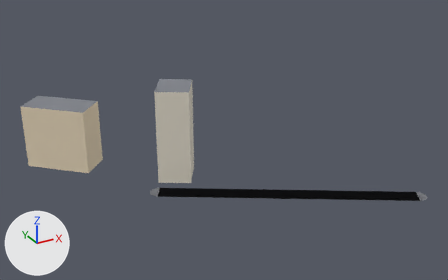
Before and after pictures for a commit that changed the glTF model apps/client/public/cities/moscow_synth/tiles/2_-4.glb.
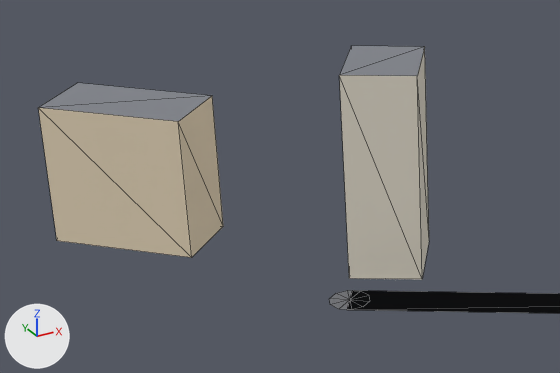
Each version appears first whole from a 50 mm lens placed at (494.9, 549.3, 128.7), pointed at (616.1, 769.6, 18.6), and next in a close-up on the part from 1% to 56% of the width and 21% to 80% of the height. Lighting does not change. The marker at lower left points along +X, +Y and +Z. The older version's two pictures come first. The close-ups show mesh edges as thin lines. Vertices at exactly the same position are counted once.
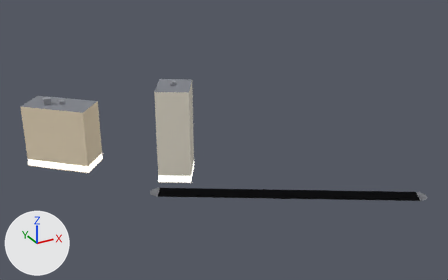
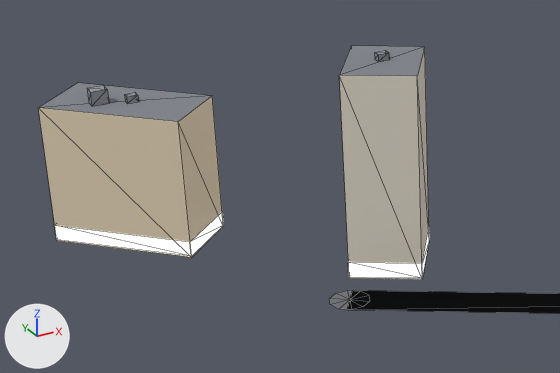
What changed in the scene script:
```text
Add mat_shop:
    mat_shop = bpy.data.materials.new('shop')
    mat_shop.use_nodes = True; mat_shop.node_tree.nodes.clear()
    _N = mat_shop.node_tree.nodes; _L = mat_shop.node_tree.links
    n0 = _N.new('ShaderNodeBsdfPrincipled'); n0.name = 'Principled BSDF'
    n0.inputs[28].default_value = 1.0  # 'Emission Strength'
    n1 = _N.new('ShaderNodeOutputMaterial'); n1.name = 'Material Output'
    n2 = _N.new('ShaderNodeVertexColor'); n2.name = 'Color Attribute'
    _L.new(n0.outputs[0], n1.inputs[0])  # 'BSDF' to 'Surface'
    _L.new(n2.outputs[0], n0.inputs[0])  # 'Color' to 'Base Color'
Change me_mesh_0:
    used by ob_mesh_0; location = (0.0, 0.0, 0.0)
    remove me_mesh_0.from_pydata(...)  # 42 vertices, 42 faces; spans x 541.3..684.2, y 710.5..835.7, z 0.0..42.6
    add me_mesh_0.from_pydata(...)  # 98 vertices, 88 faces; spans x 541.3..684.2, y 710.5..835.7, z 0.0..44.0
    me_mesh_0 part 1
    16 vertices are added at x 541.3..609.7, y 771.9..835.7, z 0.3
    16 new vertices lie (0.0, 0.0, 3.3) away from vertices in x 541.3..609.7, y 771.9..835.7, z 0.3
    16 new faces join them, mat_shop
    me_mesh_0 part 2
    16 vertices are added at x 551.0..600.0, y 783.0..822.9, z 29.8..44.0
    8 new vertices lie (0.0, 1.8, 0.0) away from vertices in x 557.6..600.0, y 783.0..818.2, z 29.8..44.0
    30 new faces join them, mat_roof
    add me_mesh_0.materials.append(mat_shop)
```

Pixel boxes (x1, y1, x2, y2) of what changed, in the close-ups (560 x 373 px):
part 1 of me_mesh_0, added
    after: (54, 211, 429, 278)
part 2 of me_mesh_0, added
    after: (87, 50, 389, 106)
